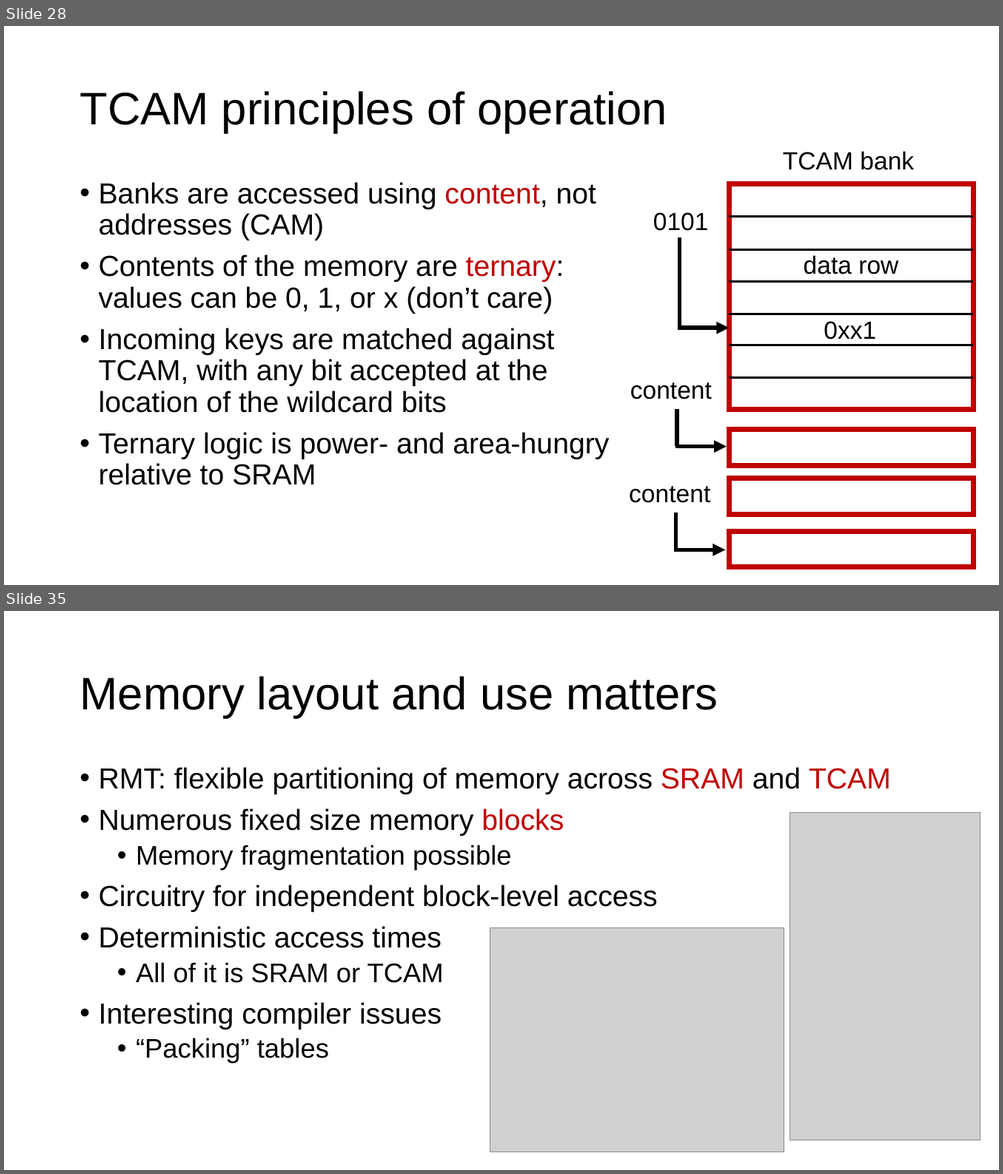
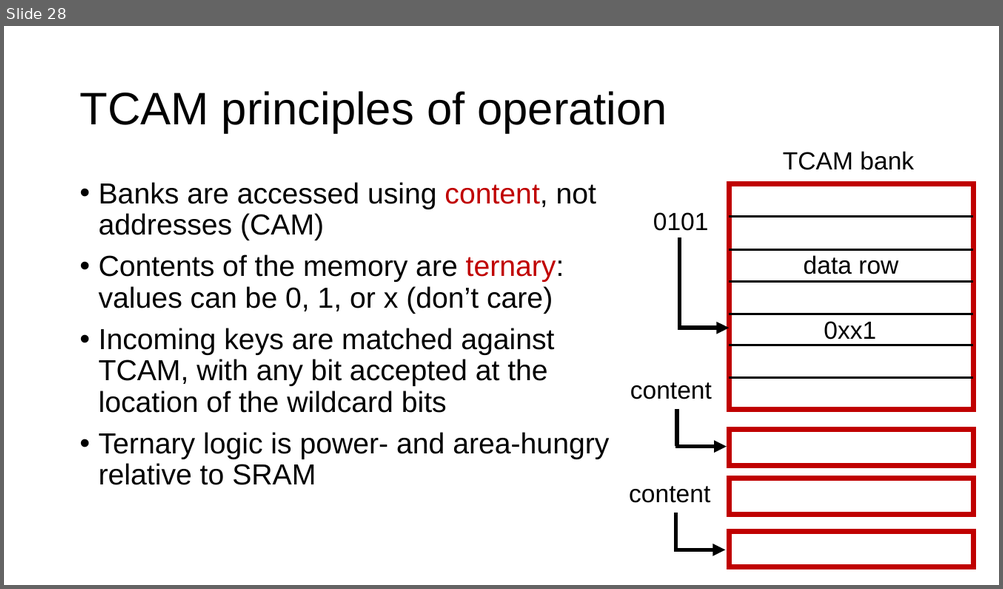
Before and after one commit to ngsrinivas/coursegen, a slide deck: ex/552-S24/staging/552-S24/lectures/08-network-hardware-data-plane.pptx. Shown one above the other, each under a label of ours: slides 28 and 35 before the commit, slide 28 after it; the slides between them are not shown. The pictures are 1003x1174 and 1003x589 pixels, drawn with LibreOffice and Linux fonts; fonts in the diff are those of the drawing; grey boxes stand for pictures. Boxes give left, top, right and bottom in pixels: in the first picture for what was removed or moved away, otherwise in the second. Text is boxed around its words. In the diff, an @@ line names an element or a change of style, - is before the commit and + after.

```diff
--- a/ex/552-S24/staging/552-S24/lectures/08-network-hardware-data-plane.pptx
+++ b/ex/552-S24/staging/552-S24/lectures/08-network-hardware-data-plane.pptx
@@ slide 35 removed at [4, 611, 999, 1170], background #FFFFFF @@
@@ title removed at [79, 676, 717, 718] @@
-Memory layout and use matters
@@ text removed at [99, 767, 891, 1064] @@
-• RMT: flexible partitioning of memory across SRAM and TCAM
-• Numerous fixed size memory blocks
-  • Memory fragmentation possible
-• Circuitry for independent block-level access
-• Deterministic access times
-  • All of it is SRAM or TCAM
-• Interesting compiler issues
-  • “Packing” tables
@@ picture removed at [790, 812, 980, 1141] @@
@@ picture removed at [489, 928, 784, 1152] @@
```
Also in this commit, not shown: 21 other slides removed, 4 other files.
